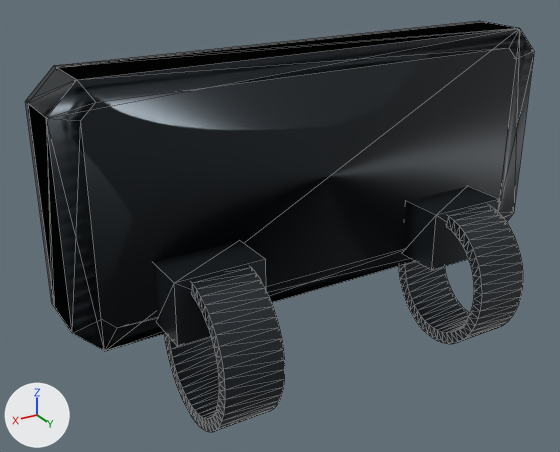
An edit to the FBX model VoidForge/Assets/VoidForge/Art/Kit/Cyberdeck.fbx, drawn before and after from the same camera.
Both versions are drawn from a camera (50 mm lens) standing at (0.185, 0.28, 0.133) and looking at (0.024, 0.01, -0.002). The axes (+X, +Y, +Z) are drawn at lower left. The lights are the same throughout. The picture after the commit comes second. Mesh edges are drawn as thin lines. Where no turn or scale is listed for an object, it has been applied to the vertices. Vertices at exactly the same position are counted once.

Names of what the first picture shows: 'Cyberdeck_Geometry'.
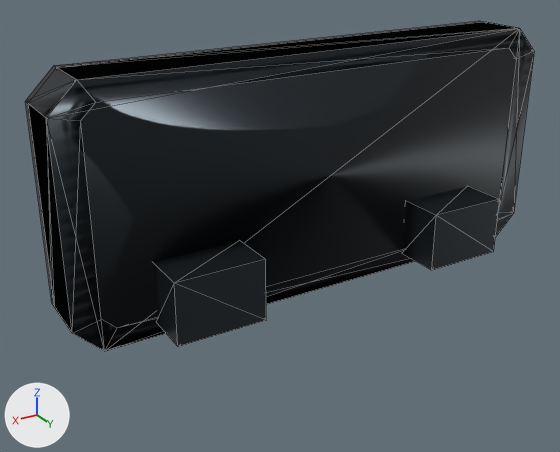
Changed parts and their boxes (x1, y1, x2, y2) in the pictures (560 x 452 px):
```json
{"object": "Cyberdeck_Geometry", "change": "reshaped", "before": [25, 21, 534, 432], "after": [25, 21, 534, 351], "on screen": "20% shorter"}
{"part": 1, "of": "me_vfv2_cyberdeck_back_mesh", "change": "deleted", "before": [399, 205, 523, 344]}
{"part": 2, "of": "me_vfv2_cyberdeck_back_mesh", "change": "deleted", "before": [164, 267, 285, 432]}
```

Scene script edits in JSON lines:
```json
{"block": "me_vfv2_cyberdeck_back_mesh", "where": "# used by ob_cyberdeck_geometry; location = (0.0, 0.0, 0.0)"}
{"op": "remove", "block": "me_vfv2_cyberdeck_back_mesh", "code": "me_vfv2_cyberdeck_back_mesh.from_pydata(...)  # 448 vertices, 896 faces; spans x -0.12..0.12, y -0.016..0.061, z -0.072..0.073"}
{"op": "add", "block": "me_vfv2_cyberdeck_back_mesh", "code": "me_vfv2_cyberdeck_back_mesh.from_pydata(...)  # 64 vertices, 128 faces; spans x -0.12..0.12, y -0.016..0.035, z -0.037..0.073"}
{"block": "me_vfv2_cyberdeck_back_mesh", "change": "me_vfv2_cyberdeck_back_mesh part 1: the loose piece of 192 vertices spanning x -0.078..-0.052, y 0.002..0.061, z -0.072..-0.004 is deleted"}
{"block": "me_vfv2_cyberdeck_back_mesh", "change": "me_vfv2_cyberdeck_back_mesh part 2: the loose piece of 192 vertices spanning x 0.052..0.078, y 0.002..0.061, z -0.072..-0.004 is deleted"}
```
